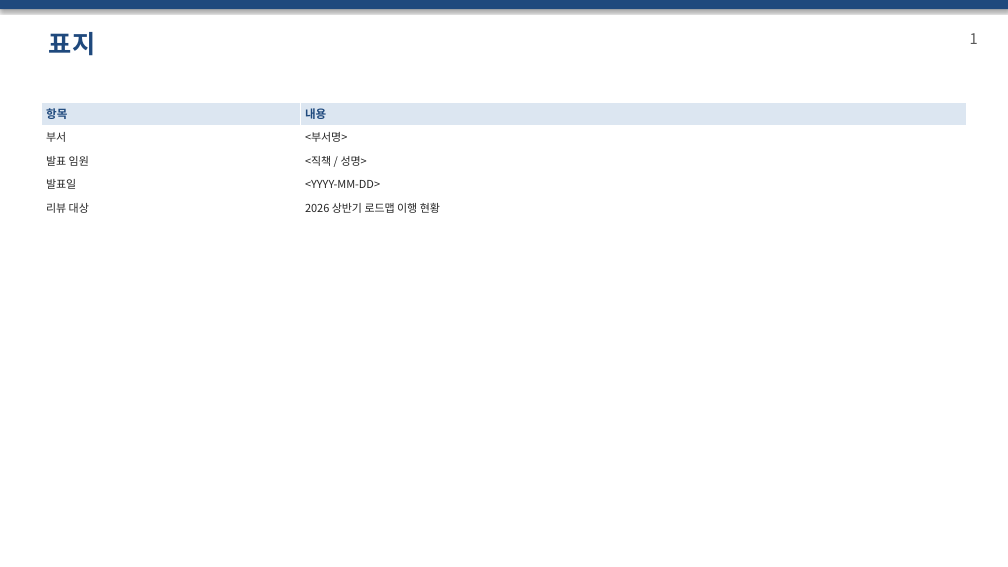
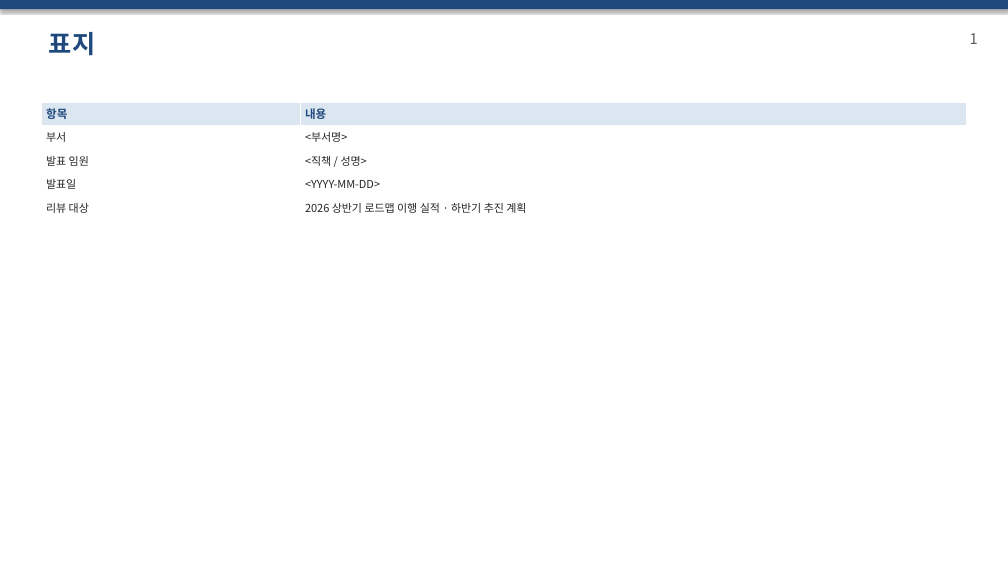
Before and after one commit to DarrenKoi/pm_notes, a slide deck: slide 1 of my-task/report-template-ai-agent/템플릿_빈서식.pptx. Drawn at 1008x567 pixels with LibreOffice and Linux fonts; fonts in the diff are those of the drawing. Boxes give left, top, right and bottom in pixels: in the first picture for what was removed or moved away, otherwise in the second. Text is boxed around its words. In the diff, an @@ line names an element or a change of style, - is before the commit and + after.

```diff
--- a/my-task/report-template-ai-agent/템플릿_빈서식.pptx
+++ b/my-task/report-template-ai-agent/템플릿_빈서식.pptx
@@ table at [42, 102, 967, 219] @@
-row 5, column 2: 2026 상반기 로드맵 이행 현황
+row 5, column 2: 2026 상반기 로드맵 이행 실적 · 하반기 추진 계획
```
Also in this commit, not shown: 2 other slides changed, 4 other files.
